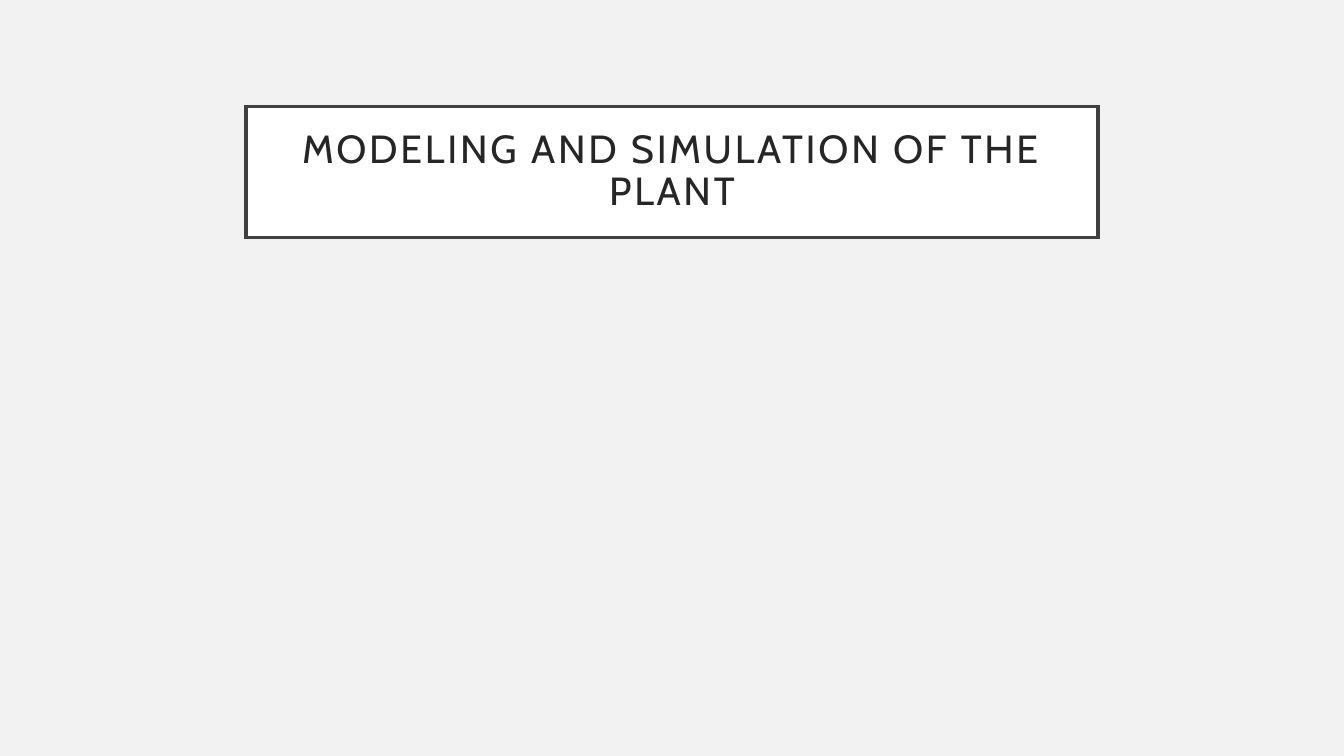
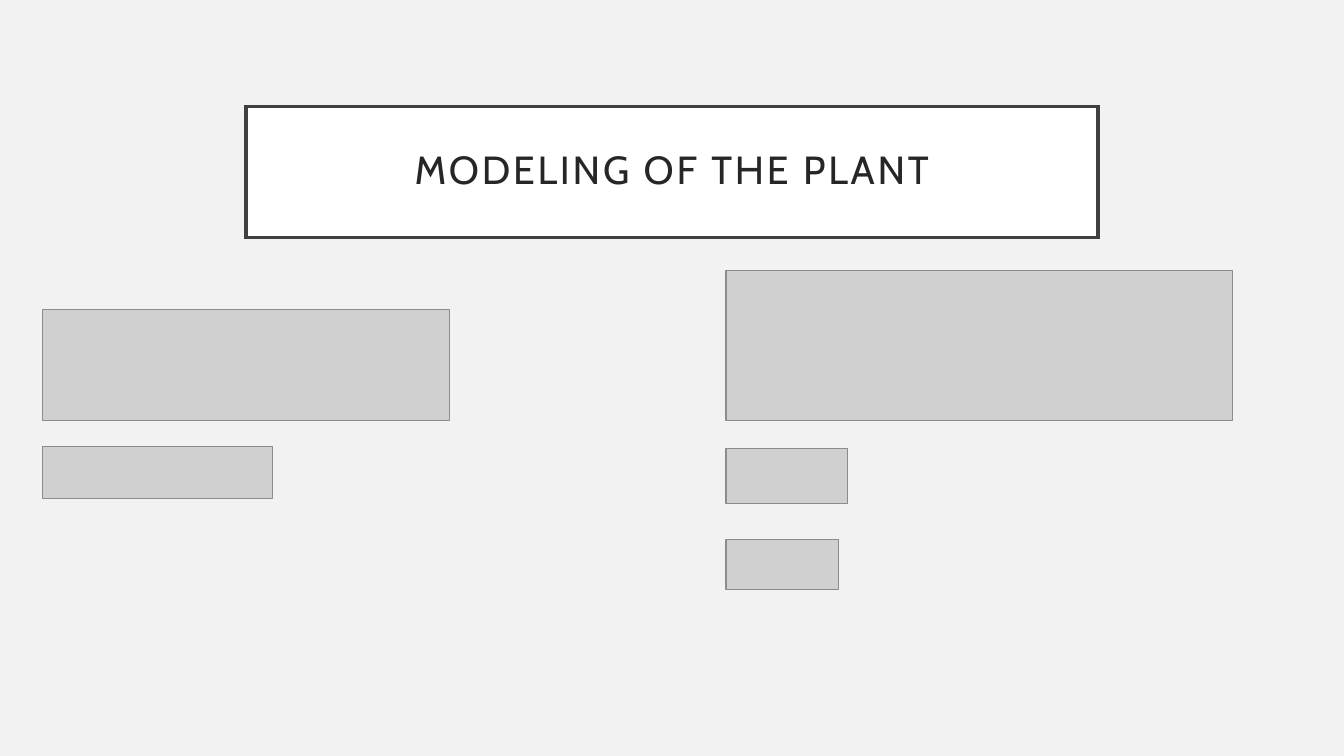
Before and after one commit to jonherz/quadcopter_g22, a slide deck: slide 3 of project_presentation/project_presentation.pptx. Drawn at 1344x756 pixels with LibreOffice and Linux fonts; fonts in the diff are those of the drawing; grey boxes stand for pictures. Boxes give left, top, right and bottom in pixels: in the first picture for what was removed or moved away, otherwise in the second. Text is boxed around its words. In the diff, an @@ line names an element or a change of style, - is before the commit and + after.

```diff
--- a/project_presentation/project_presentation.pptx
+++ b/project_presentation/project_presentation.pptx
@@ title at (415, 156, 929, 185): text changed @@
-MODELING AND SIMULATION OF THE PLANT
+MODELING OF THE PLANT
@@ picture added at (726, 270, 1233, 420) @@
@@ picture added at (42, 310, 449, 420) @@
@@ picture added at (42, 447, 272, 499) @@
@@ picture added at (726, 449, 848, 503) @@
@@ picture added at (726, 539, 839, 590) @@
```
Also in this commit, not shown: 3 slides added, 1 slide removed.
